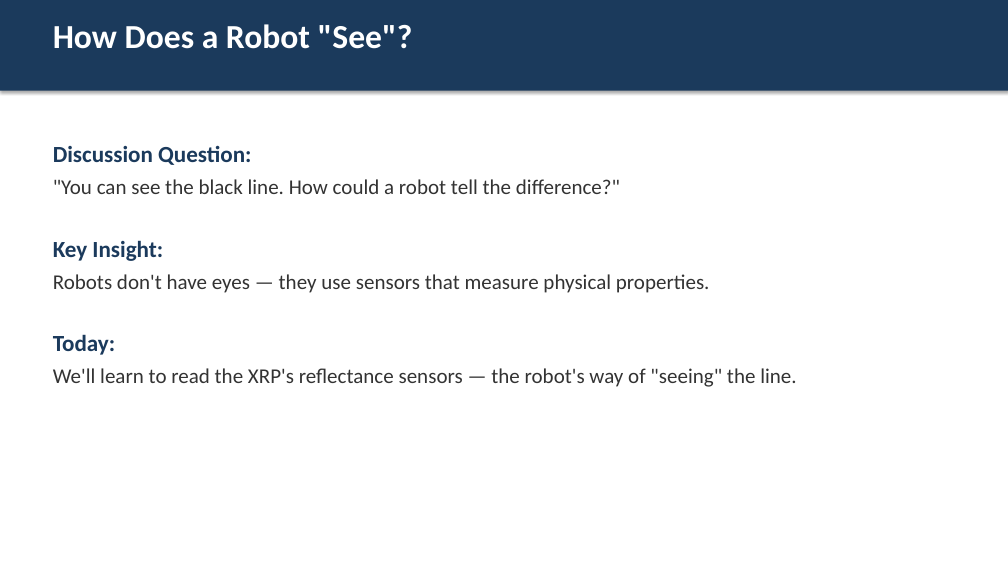
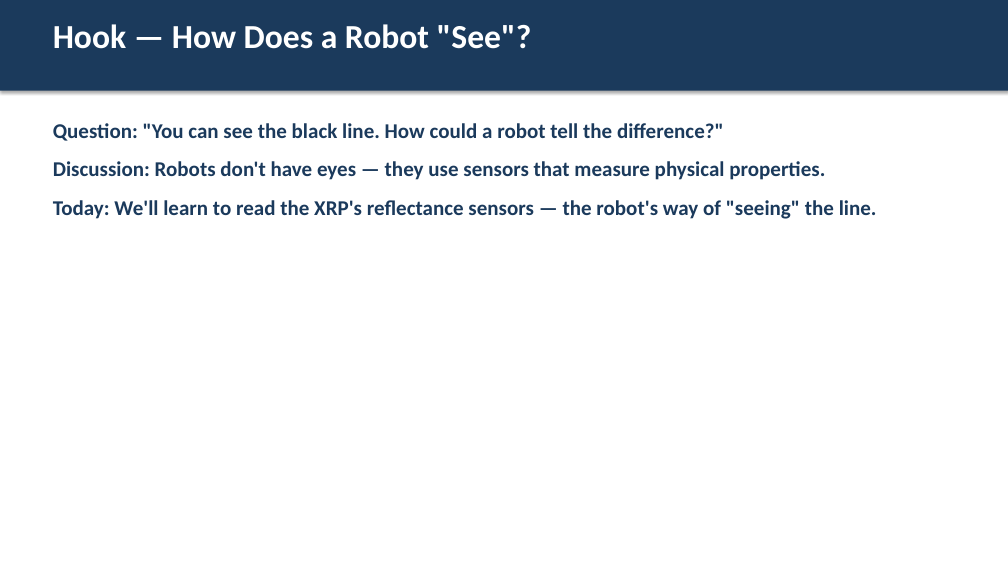
Before and after one commit to bradamiller/IntoToPython, a slide deck: slide 2 of module-02-line-tracking/slides/01-the-reflectance-sensor.pptx. Drawn at 1008x567 pixels with LibreOffice and Linux fonts; fonts in the diff are those of the drawing. Boxes give left, top, right and bottom in pixels: in the first picture for what was removed or moved away, otherwise in the second. Text is boxed around its words. In the diff, an @@ line names an element or a change of style, - is before the commit and + after.

```diff
--- a/module-02-line-tracking/slides/01-the-reflectance-sensor.pptx
+++ b/module-02-line-tracking/slides/01-the-reflectance-sensor.pptx
@@ text at box(53, 24, 532, 49): text changed @@
-How Does a Robot "See"?
+Hook — How Does a Robot "See"?
@@ text at box(53, 123, 877, 219): text changed; text colour #333333 to #1B3A5C; bold on @@
-Discussion Question:
-"You can see the black line. How could a robot tell the difference?"
-Key Insight:
-Robots don't have eyes — they use sensors that measure physical properties.
-Today:
-We'll learn to read the XRP's reflectance sensors — the robot's way of "seeing" the line.
+Question: "You can see the black line. How could a robot tell the difference?"
+Discussion: Robots don't have eyes — they use sensors that measure physical properties.
+Today: We'll learn to read the XRP's reflectance sensors — the robot's way of "seeing" the line.
```
Also in this commit, not shown: 9 other slides changed, 40 other files.
